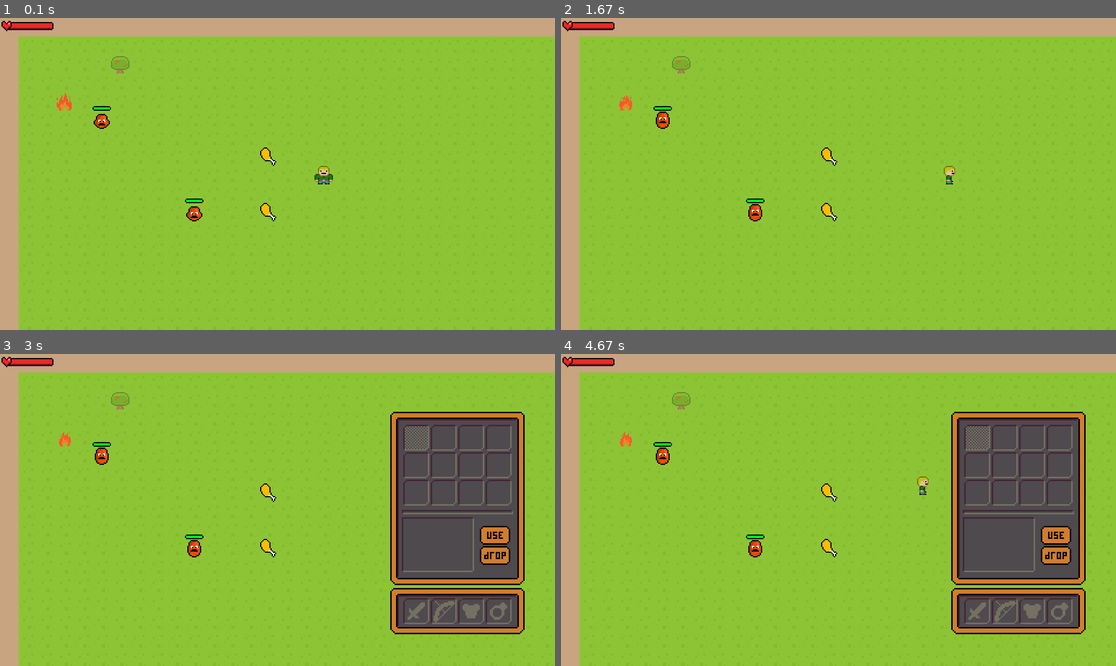
Above: before the commit, frames 1-4 (two rows, left to right).
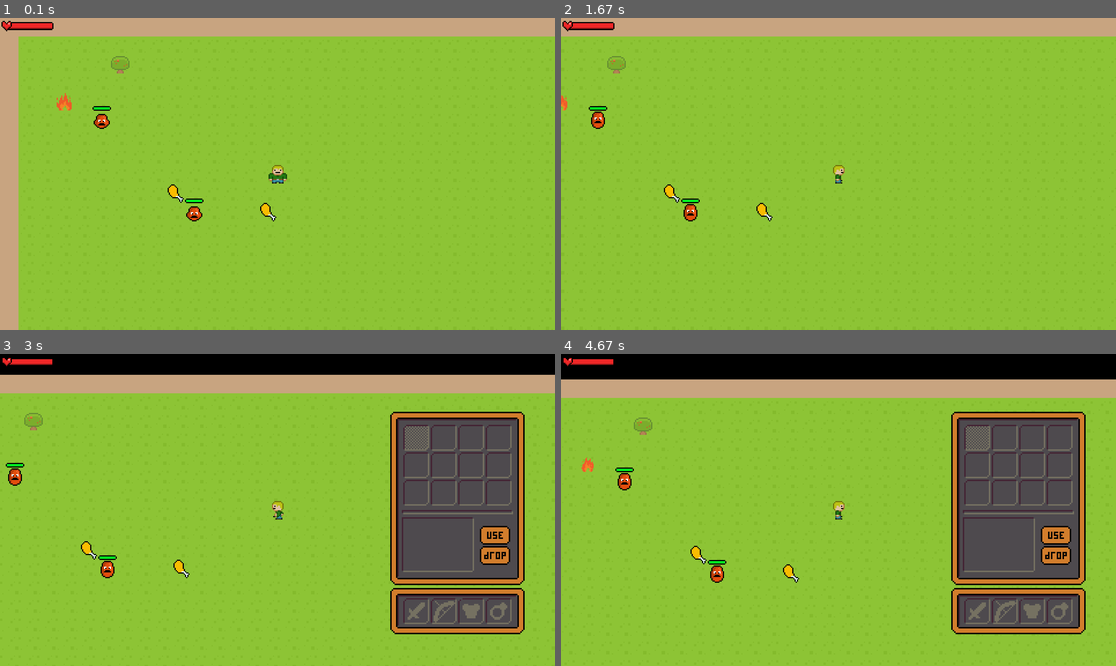
Above: after the commit, the same moments.

Repository: Flashweb14/PyGameRPG
Game: pygame game, started from RPG/__main__.py
Same seed, same stepped clock (60 frames per second), same inputs: the game is played once before the commit and once after it.
Inputs (mouse positions are in pixels of both pictures, inside the frame that each line leads up to):
- Up to frame 1 (0.1 s): no input
- Up to frame 2 (1.67 s): hold E 0.33-0.8 s; hold D 0.33-0.8 s; tap Space at 0.83 s; hold D 1.17-1.63 s
- Up to frame 3 (3 s): hold W 1.67-1.97 s; tap I at 1.82, 2.98 s; click (416, 438) at 2.05 s; hold D 2.33-2.8 s; hold A from 2.83 s (still down)
- Up to frame 4 (4.67 s): release A at 3.37 s; hold S 3.4-3.7 s; tap E at 3.55 s; hold A 3.73-4.13 s; hold W 4.17-4.53 s; tap I at 4.32 s; hold D from 4.57 s (still down)

The runs differ from the first frame. In frame 1, 0.5% of the frame differs, in the area x 30-60%, y 41-60%; in frame 2, 4.4%; in frame 3, 16%; in frame 4, 18%, in the area x 0-100%, y 0-100%.

Commit message:
:bug: Исправление багов с камерой

Diff:
--- a/RPG/scripts/arrow.py
+++ b/RPG/scripts/arrow.py
@@ -8,39 +8,43 @@
     def __init__(self, game, direction):
         self.direction_dict = {'left': ARROW_IMAGE_LEFT, 'right': ARROW_IMAGE_RIGHT,
                                'up': ARROW_IMAGE_UP, 'down': ARROW_IMAGE_DOWN}
-        x = None
-        y = None
         if direction == 'right' or direction == 'down':
-            x = (game.player.rect.x + TILE_SIZE // 2 - 6) / TILE_SIZE
-            y = (game.player.rect.y + TILE_SIZE // 2 - 6) / TILE_SIZE
+            x = (game.player.x + TILE_SIZE // 2 - 6) / TILE_SIZE
+            y = (game.player.y + TILE_SIZE // 2 - 6) / TILE_SIZE
         elif direction == 'left':
-            x = (game.player.rect.x + TILE_SIZE // 2 - 60) / TILE_SIZE
-            y = (game.player.rect.y + TILE_SIZE // 2 - 5) / TILE_SIZE
+            x = (game.player.x + TILE_SIZE // 2 - 60) / TILE_SIZE
+            y = (game.player.y + TILE_SIZE // 2 - 5) / TILE_SIZE
         else:
-            x = (game.player.rect.x + TILE_SIZE // 2 - 6) / TILE_SIZE
-            y = (game.player.rect.y + TILE_SIZE // 2 - 60) / TILE_SIZE
+            x = (game.player.x + TILE_SIZE // 2 - 6) / TILE_SIZE
+            y = (game.player.y + TILE_SIZE // 2 - 60) / TILE_SIZE
         super().__init__(game, self.direction_dict[direction], x, y, game.all_sprites)
         self.speed = 10
         self.direction = direction
         self.stopped = False
+        self.first_time = True
 
     def update(self, *args):
-        if pygame.sprite.spritecollideany(self, self.game.walls_group):
-            chance = randint(1, 101)
-            if chance in range(1, 21):
-                self.stopped = True
-                self.game.stopped_arrows_group.add(self)
-                self.game.all_sprites.remove(self)
-            else:
-                self.game.all_sprites.remove(self)
-        if not self.stopped:
-            self.rect.x += self.game.player.speed_dict[self.direction][0] * 5 // self.game.FPS
-            self.rect.y += self.game.player.speed_dict[self.direction][1] * 5 // self.game.FPS
-        for enemy in self.game.enemy_group:
-            if pygame.sprite.collide_rect(self, enemy):
-                enemy.hp -= 1
-                self.game.all_sprites.remove(self)
-                if not enemy.angered:
-                    enemy.angered = True
+        if not self.first_time:
+            if pygame.sprite.spritecollideany(self, self.game.walls_group):
+                chance = randint(1, 101)
+                if chance in range(1, 21):
+                    self.stopped = True
+                    self.game.stopped_arrows_group.add(self)
+                    self.game.all_sprites.remove(self)
+                else:
+                    self.game.all_sprites.remove(self)
+            if not self.stopped:
+                self.x += self.game.player.speed_dict[self.direction][0] * 5 // self.game.FPS
+                self.y += self.game.player.speed_dict[self.direction][1] * 5 // self.game.FPS
+            for enemy in self.game.enemy_group:
+                if pygame.sprite.collide_rect(self, enemy):
+                    enemy.hp -= 1
+                    self.game.all_sprites.remove(self)
+                    if not enemy.angered:
+                        enemy.angered = True
+            print(self.x, self.y)
+        else:
+            self.first_time = False
 
 # TODO Пофиксить баг со стрельбой во время движения
+# TODO Добавить анимацию получения урона
--- a/RPG/scripts/base_enemy.py
+++ b/RPG/scripts/base_enemy.py
@@ -13,8 +13,8 @@
         self.damage = damage
         self.max_hp = max_hp
         # self.hp_bar = HealthBarNPC(game, self)
-        self.x = self.rect.x
-        self.y = self.rect.y
+        self.x = x * TILE_SIZE
+        self.y = y * TILE_SIZE
         self.angered = False
         self.last_attack_time = False
 
@@ -44,17 +44,15 @@
         self.game.all_sprites.remove(self.hp_bar)
 
     def move(self):
-        if self.game.player.rect.x > self.rect.x:
+        if self.game.player.x > self.x:
             self.x += self.speed / self.game.FPS
-        elif self.game.player.rect.x < self.rect.x:
+        elif self.game.player.x < self.x:
             self.x -= self.speed / self.game.FPS
-        self.rect.x = int(self.x)
 
-        if self.game.player.rect.y > self.rect.y:
+        if self.game.player.y > self.y:
             self.y += self.speed / self.game.FPS
-        elif self.game.player.rect.y < self.rect.y:
+        elif self.game.player.y < self.y:
             self.y -= self.speed / self.game.FPS
-        self.rect.y = int(self.y)
 
     def attack(self):
         cur_time = pygame.time.get_ticks()
--- a/RPG/scripts/camera.py
+++ b/RPG/scripts/camera.py
@@ -5,11 +5,9 @@
         self.dy = 0
 
     def apply(self, obj):
-        obj.rect.x += self.dx
-        obj.rect.y += self.dy
-        print(self.dx)
-        print(self.dy)
+        obj.rect.x = self.dx + int(obj.x)
+        obj.rect.y = self.dy + int(obj.y)
 
     def update(self, target):
-        self.dx = -(target.rect.x + target.rect.w // 2 - self.game.width // 2)
-        self.dy = -(target.rect.y + target.rect.h // 2 - self.game.height // 2)
+        self.dx = -(int(target.x) + target.rect.w // 2 - self.game.width // 2)
+        self.dy = -(int(target.y) + target.rect.h // 2 - self.game.height // 2)
--- a/RPG/scripts/game.py
+++ b/RPG/scripts/game.py
@@ -71,7 +71,7 @@
         RedSlime(self, 10, 10)
         self.hp_bar = HealthBar(self, 5, 10)
         self.inventory = Inventory(self)
-        Food(self, 'meat', 14, 7)
+        Food(self, 'meat', 9, 9)
         Food(self, 'meat', 14, 10)
 
     def start_new_game(self, level):
--- a/RPG/scripts/game_object.py
+++ b/RPG/scripts/game_object.py
@@ -1,5 +1,4 @@
 import pygame
-from RPG.scripts.utilities import load_image
 from RPG.scripts.consts import TILE_SIZE
 
 pygame.init()
@@ -11,5 +10,5 @@
         self.game = game
         self.image = image
         self.rect = self.image.get_rect()
-        self.rect.x = x * TILE_SIZE
-        self.rect.y = y * TILE_SIZE
+        self.x = x * TILE_SIZE
+        self.y = y * TILE_SIZE
--- a/RPG/scripts/game_processes/main_process.py
+++ b/RPG/scripts/game_processes/main_process.py
@@ -17,12 +17,16 @@
             if game.inventory_opened:
                 game.inventory.handle_event(event)
         game.player.move()
-        # game.camera.update(game.player)
-        # for sprite in game.all_sprites:
-        #     if sprite not in game.gui_group:
-        #         game.camera.apply(sprite)
         game.all_sprites.update()
         game.screen.fill((pygame.Color('black')))
+        game.camera.update(game.player)
+        for sprite in game.all_sprites:
+            if sprite not in game.gui_group:
+                game.camera.apply(sprite)
+        for sprite in game.background_group:
+            game.camera.apply(sprite)
+        for sprite in game.stopped_arrows_group:
+            game.camera.apply(sprite)
         game.background_group.draw(game.screen)
         game.stopped_arrows_group.draw(game.screen)
         game.all_sprites.draw(game.screen)
--- a/RPG/scripts/hp_bar_npc.py
+++ b/RPG/scripts/hp_bar_npc.py
@@ -9,7 +9,7 @@
         self.npc = npc
 
     def update(self):
-        self.rect.x = self.npc.rect.x
-        self.rect.y = self.npc.rect.y - 15
+        self.x = self.npc.x
+        self.y = self.npc.y - 15
         pygame.draw.rect(self.image, (0, 0, 0, 0), (4, 4, 56, 8))
         pygame.draw.rect(self.image, (0, 255, 33), (4, 4, 56 // self.npc.max_hp * self.npc.hp, 8))
--- a/RPG/scripts/player.py
+++ b/RPG/scripts/player.py
@@ -12,9 +12,9 @@
 class Player(GameObject):
     def __init__(self, game, x, y):
         super().__init__(game, PLAYER_FRONT_IMAGE, x, y, game.player_group, game.all_sprites)
-        self.rect = pygame.Rect(((1, 1), (63, 63)))
-        self.rect.x = TILE_SIZE * x
-        self.rect.y = TILE_SIZE * y
+        self.rect = pygame.Rect(((2, 2), (62, 62)))
+        #self.rect.x = TILE_SIZE * x
+        #dself.rect.y = TILE_SIZE * y
 
         self.motion = []
         self.speed = 240
@@ -34,12 +34,13 @@
         self.max_hp = 10
         self.hp = 10
 
-        self.x = self.rect.x
-        self.y = self.rect.y
+        self.x = self.game.width // 2 - self.rect.w // 2
+        self.y = self.game.height // 2 - self.rect.h // 2
 
         self.last_shot_time = None
 
         self.inventory = []
+        self.first_time = True
 
     def handle_event(self, event):
         if event.type == pygame.KEYDOWN:
@@ -85,17 +86,20 @@
                     self.image = self.animation_dict[self.direction][2]
 
     def update(self, *event):
-        for sprite in self.game.harm_sprites:
-            if pygame.sprite.collide_rect(self, sprite):
-                self.hp -= sprite.damage / self.game.FPS
-        if self.hp <= 0:
-            self.game.terminate()
-        for obj in self.game.pickable_objects:
-            if pygame.sprite.collide_rect(self, obj):
-                self.inventory.append(obj)
-                self.game.all_sprites.remove(obj)
-                self.game.pickable_objects.remove(obj)
-                self.game.inventory.add_item(obj)
+        if not self.first_time:
+            for sprite in self.game.harm_sprites:
+                if pygame.sprite.collide_rect(self, sprite):
+                    self.hp -= sprite.damage / self.game.FPS
+            if self.hp <= 0:
+                self.game.terminate()
+            for obj in self.game.pickable_objects:
+                if pygame.sprite.collide_rect(self, obj):
+                    self.inventory.append(obj)
+                    self.game.all_sprites.remove(obj)
+                    self.game.pickable_objects.remove(obj)
+                    self.game.inventory.add_item(obj)
+        else:
+            self.first_time = False
 
     def move(self):
         if self.motion:
@@ -109,14 +113,14 @@
                 self.animation += 1
                 self.x += self.speed_dict[direction][0] / self.game.FPS
                 self.y += self.speed_dict[direction][1] / self.game.FPS
-                self.rect.x = int(self.x)
-                self.rect.y = int(self.y)
-                if (pygame.sprite.spritecollideany(self, self.game.walls_group) or
-                        pygame.sprite.spritecollideany(self, self.game.enemy_group)):
+                check_sprite = pygame.sprite.Sprite()
+                check_sprite.rect = pygame.Rect((2, 2), (TILE_SIZE - 2, TILE_SIZE - 2))
+                check_sprite.rect.x = self.rect.x + int(self.speed_dict[direction][0] / self.game.FPS)
+                check_sprite.rect.y = self.rect.y + int(self.speed_dict[direction][1] / self.game.FPS)
+                if (pygame.sprite.spritecollideany(check_sprite, self.game.walls_group) or
+                        pygame.sprite.spritecollideany(check_sprite, self.game.enemy_group)):
                     self.x -= self.speed_dict[direction][0] / self.game.FPS
                     self.y -= self.speed_dict[direction][1] / self.game.FPS
-                self.rect.x = int(self.x)
-                self.rect.y = int(self.y)
 
     def attack(self, speed):
         check_sprite = pygame.sprite.Sprite()
--- a/RPG/scripts/tile.py
+++ b/RPG/scripts/tile.py
@@ -1,5 +1,5 @@
 import pygame
-from RPG.scripts.consts import TILE_IMAGES, TILE_SIZE
+from RPG.scripts.consts import TILE_IMAGES
 from RPG.scripts.game_object import GameObject
 
 pygame.init()
